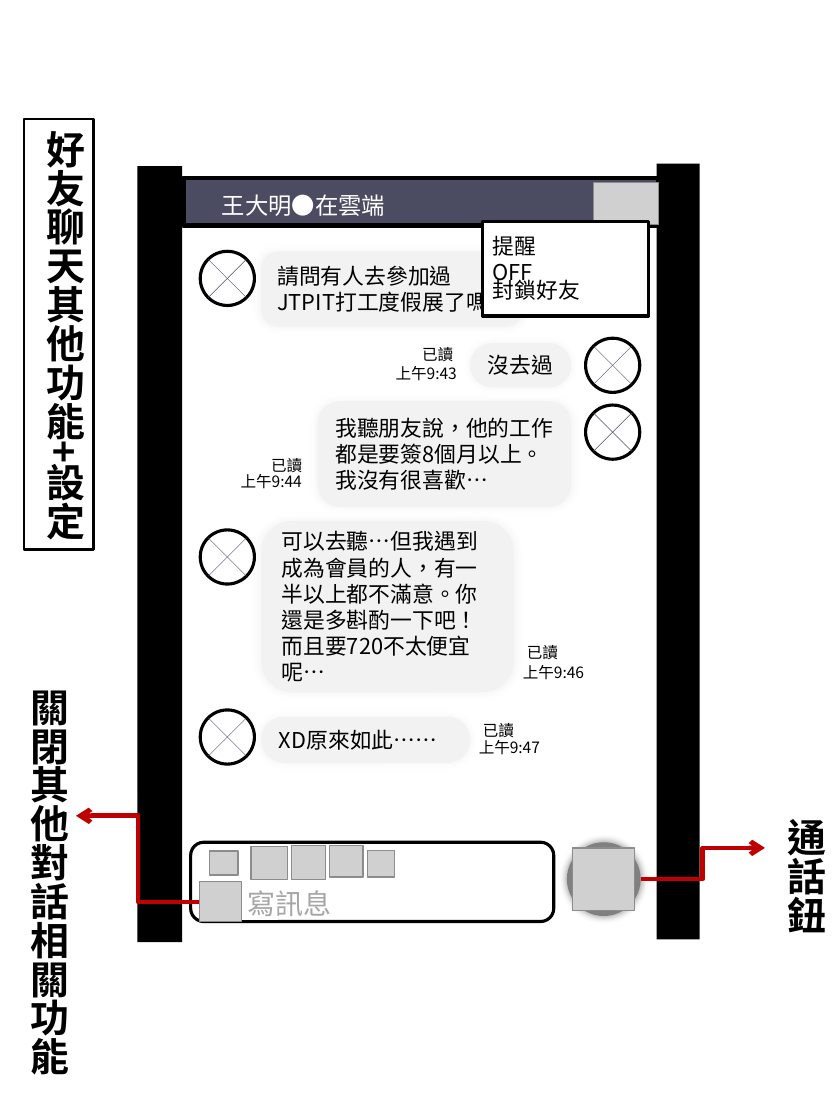
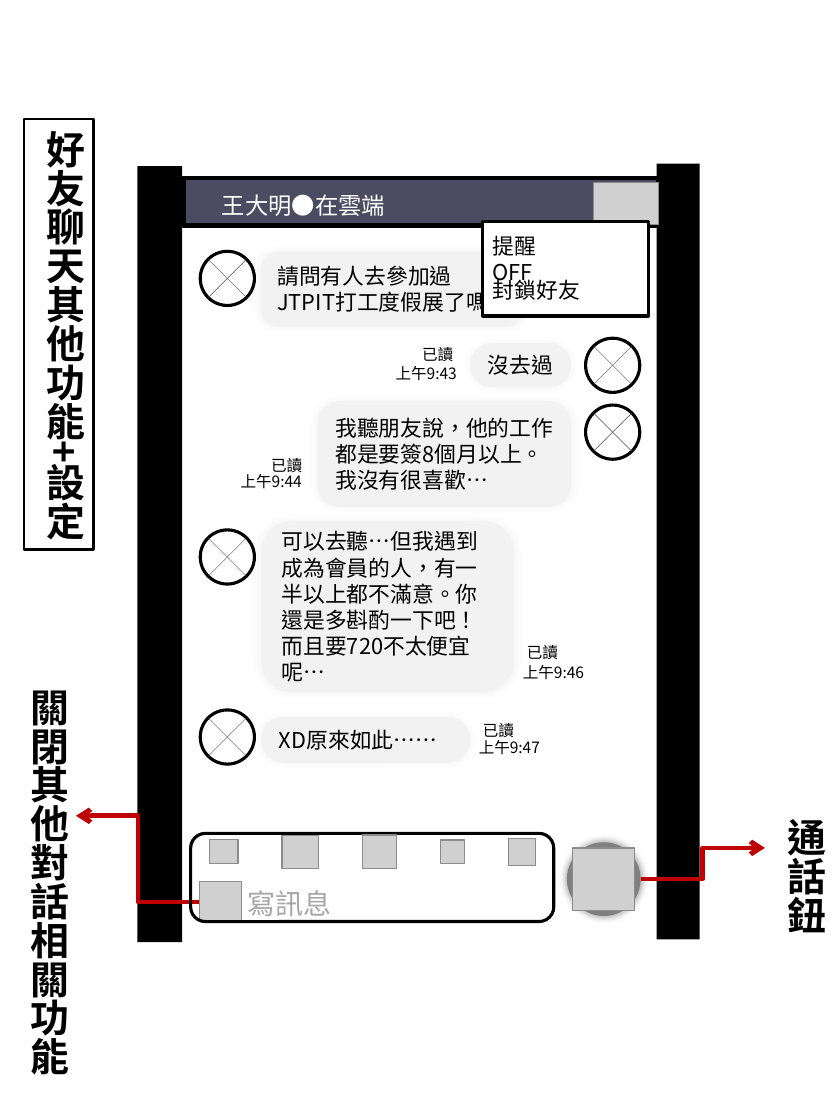
Before and after one commit to GabrielleWuHY/J2, a slide deck: slide 13 of ProjectA/FOuting框架圖.pptx. Drawn at 840x1120 pixels with LibreOffice and Linux fonts; fonts in the diff are those of the drawing; grey boxes stand for pictures; background and template pictures are left out. Boxes give left, top, right and bottom in pixels: in the first picture for what was removed or moved away, otherwise in the second. Text is boxed around its words. In the diff, an @@ line names an element or a change of style, - is before the commit and + after.

```diff
--- a/ProjectA/FOuting框架圖.pptx
+++ b/ProjectA/FOuting框架圖.pptx
@@ rounded rectangle: place and size @@
-rounded rectangle at [190,842,553,922]
+rounded rectangle at [190,833,553,922]
@@ rounded rectangle at [190,833,553,922]: fill #FFFFFF to none @@
@@ picture: place and size @@
-picture at [251,847,288,879]
+picture at [282,836,319,868]
@@ picture: place and size @@
-picture at [291,846,325,879]
+picture at [363,836,396,869]
@@ picture: place and size @@
-picture at [367,850,394,877]
+picture at [508,839,535,866]
@@ picture: place and size @@
-picture at [209,851,237,875]
+picture at [209,840,237,864]
@@ picture removed at [330,846,364,877] @@
@@ picture added at [440,840,464,864] @@
```
Also in this commit, not shown: 5 other slides changed.
